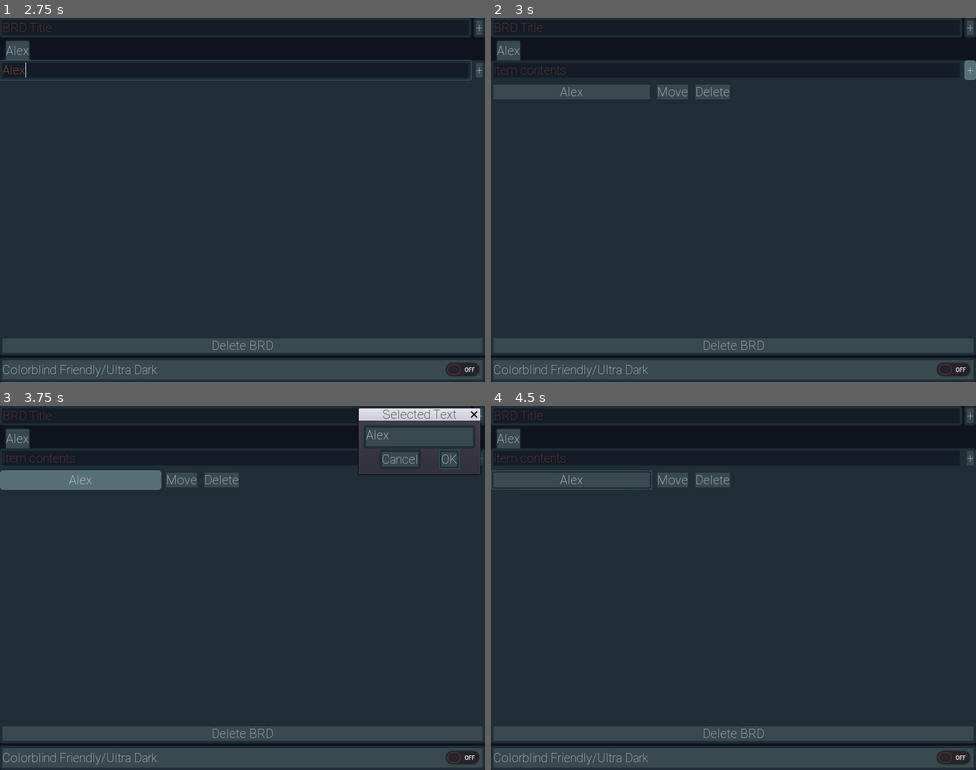
Above: before the commit, frames 1-4 (two rows, left to right).
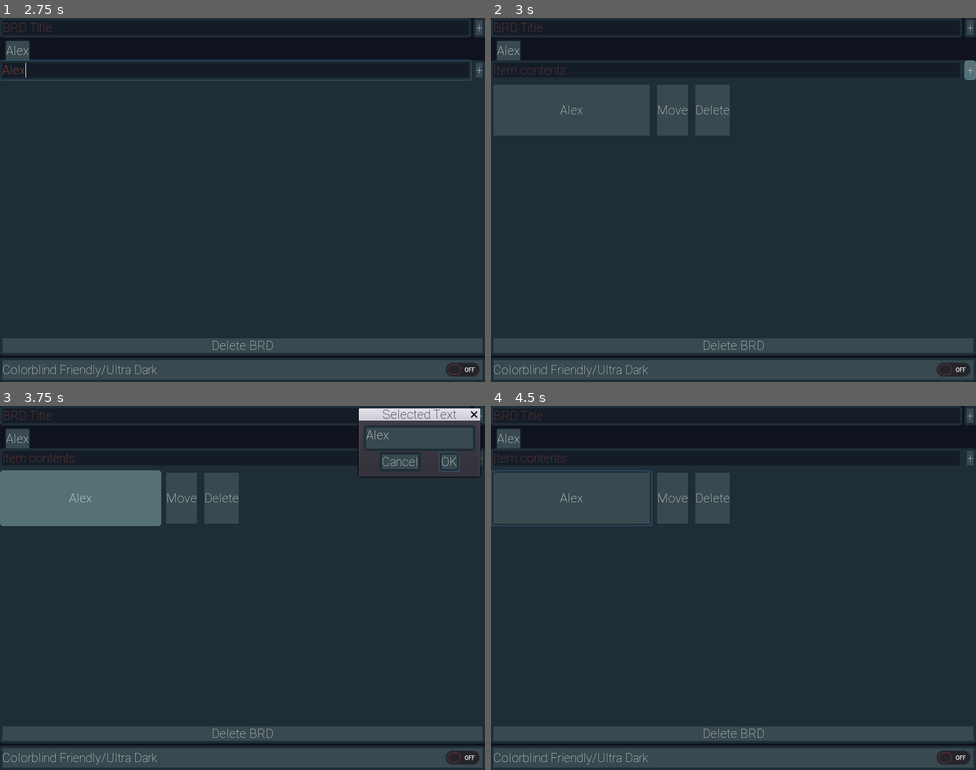
Above: after the commit, the same moments.

Repository: FunNoober/BRD-Sharp
Game: Godot game, scene res://assets/scenes/Main.tscn
Two runs of this game, one before a commit and one after it. Both use one fixed random seed, a clock stepped at 60 frames per second and the inputs below.
Inputs (mouse positions are in pixels of both pictures, inside the frame that each line leads up to):
- Up to frame 1 (2.75 s): click (237, 28) at 0.52 s; type "Alex" at 0.6 s; click "+" at 1.25 s; click (237, 68) at 2.02 s; type "Alex" at 2.1 s
- Up to frame 2 (3 s): click "+" at 2.75 s
- Up to frame 3 (3.75 s): click "Alex" at 3.5 s
- Up to frame 4 (4.5 s): click "OK" at 4.25 s

Frame 1 is identical in both runs. In frame 2, 4.7% of the frame differs, in the area x 0-50%, y 19-33%; in frame 3, 5.4%, in the area x 0-100%, y 11-33%; in frame 4, 4.7%.

Commit message:
Improved Readability for larger items

Diff:
--- a/assets/prefabs/NewItem.tscn
+++ b/assets/prefabs/NewItem.tscn
@@ -5,43 +5,51 @@
 [node name="NewItem" type="HBoxContainer"]
 anchor_right = 1.0
 anchor_bottom = 1.0
-margin_bottom = -573.0
+margin_bottom = -508.0
+rect_min_size = Vector2( 0, 92 )
+size_flags_horizontal = 3
 script = ExtResource( 1 )
 
-[node name="Contents" type="Button" parent="."]
+[node name="ScrollContainer" type="ScrollContainer" parent="."]
 margin_right = 629.0
-margin_bottom = 70.0
+margin_bottom = 92.0
+size_flags_horizontal = 3
+size_flags_vertical = 3
+
+[node name="Contents" type="Button" parent="ScrollContainer"]
+margin_right = 629.0
+margin_bottom = 92.0
 size_flags_horizontal = 3
 size_flags_vertical = 3
 
 [node name="MoveButton" type="Button" parent="."]
 margin_left = 633.0
 margin_right = 680.0
-margin_bottom = 70.0
+margin_bottom = 92.0
 text = "Move"
 
 [node name="OpenButton" type="Button" parent="."]
 margin_left = 684.0
 margin_right = 761.0
-margin_bottom = 70.0
+margin_bottom = 92.0
 text = "Open Link"
 
 [node name="DeleteButton" type="Button" parent="."]
 margin_left = 765.0
 margin_right = 820.0
-margin_bottom = 70.0
+margin_bottom = 92.0
 text = "Delete"
 
 [node name="ConfirmationDialog" type="ConfirmationDialog" parent="."]
 visible = true
 margin_left = 824.0
 margin_right = 1024.0
-margin_bottom = 70.0
+margin_bottom = 92.0
 popup_exclusive = true
 window_title = "Selected Text"
 dialog_text = "Contents"
 
-[connection signal="pressed" from="Contents" to="." method="_on_Contents_pressed"]
+[connection signal="pressed" from="ScrollContainer/Contents" to="." method="_on_Contents_pressed"]
 [connection signal="pressed" from="MoveButton" to="." method="_on_MoveButton_pressed"]
 [connection signal="pressed" from="OpenButton" to="." method="_on_OpenButton_pressed"]
 [connection signal="pressed" from="DeleteButton" to="." method="_on_DeleteButton_pressed"]
--- a/scripts/NewBRD.gd
+++ b/scripts/NewBRD.gd
@@ -50,7 +50,7 @@
 
 func create_new_item(contents, should_append):
 	var i = new_item.instance()
-	i.get_node("Contents").text = contents
+	i.get_node("ScrollContainer/Contents").text = contents
 	i.index = cur_index
 	if should_append == true:
 		items_name_array.append(contents)
@@ -92,12 +92,11 @@
 	pass
 
 func recieve_delete_request(id, object):
-	print(id)
 
 	cur_index -= 1
 	items_id_array.erase(id)
 	items_complete_array.erase(object.is_done)
-	items_name_array.erase(object.get_node('Contents').text)
+	items_name_array.erase(object.get_node('ScrollContainer/Contents').text)
 	save()
 	object.queue_free()
 	pass
--- a/scripts/NewItem.gd
+++ b/scripts/NewItem.gd
@@ -7,7 +7,7 @@
 signal delete_request(index, object)
 
 func _ready() -> void:
-	if $Contents.text.find("https") != -1:
+	if $ScrollContainer/Contents.text.find("https") != -1:
 		$OpenButton.show()
 	else:
 		$OpenButton.hide()
@@ -16,7 +16,7 @@
 	emit_signal("move_request", is_done, index, self)
 
 func _on_OpenButton_pressed() -> void:
-	OS.shell_open($Contents.text)
+	OS.shell_open($ScrollContainer/Contents.text)
 
 func _on_DeleteButton_pressed() -> void:
 	emit_signal("delete_request", index, self)
@@ -24,4 +24,4 @@
 
 func _on_Contents_pressed() -> void:
 	$ConfirmationDialog.popup()
-	$ConfirmationDialog.dialog_text = $Contents.text
+	$ConfirmationDialog.dialog_text = $ScrollContainer/Contents.text
